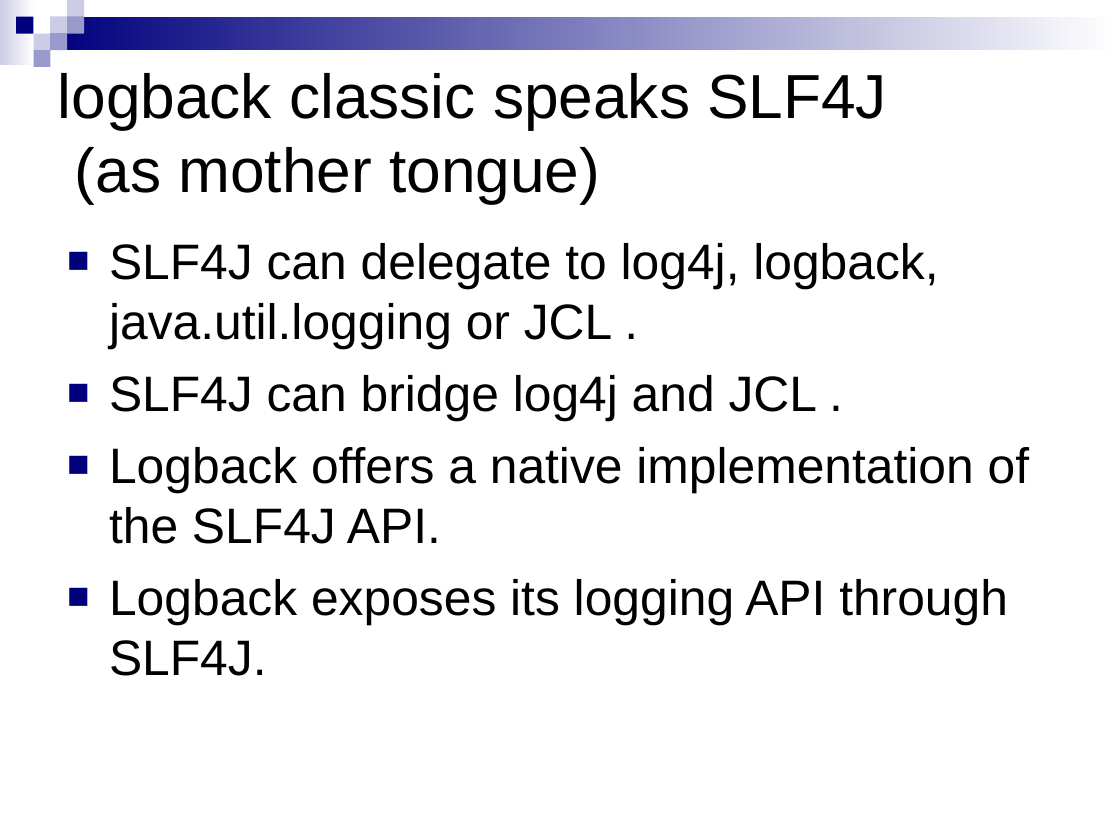
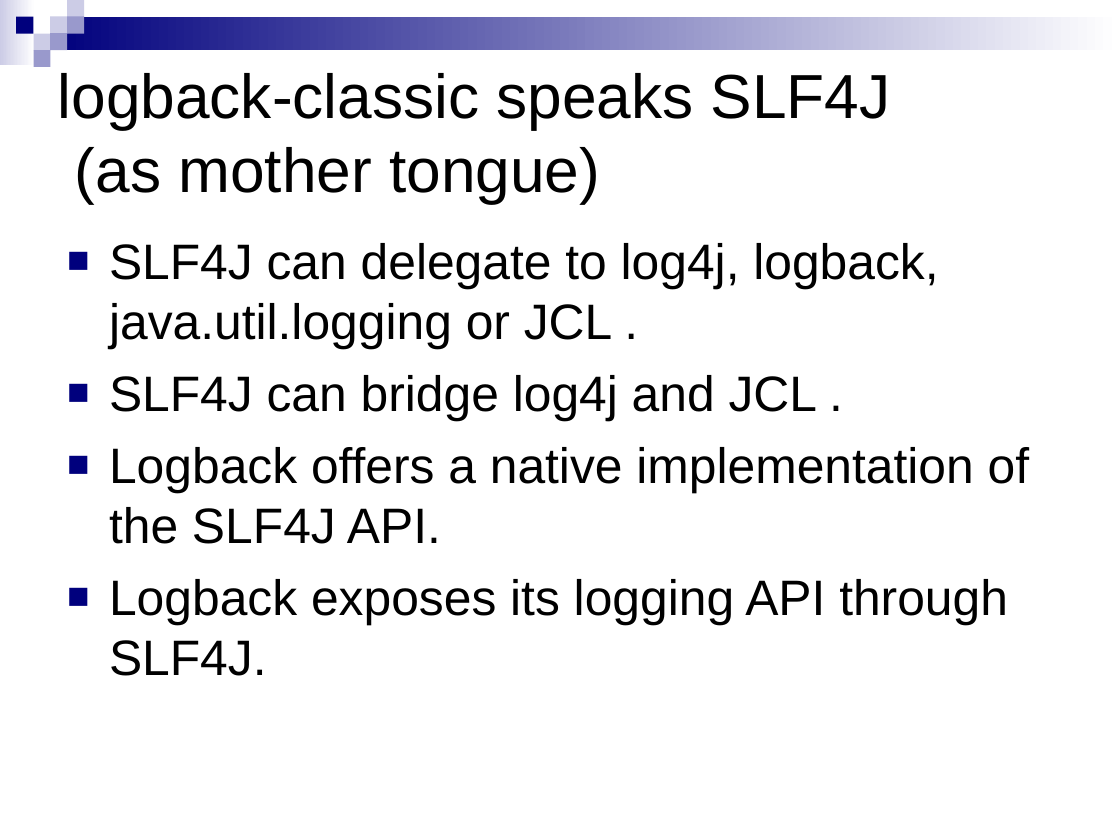
Before and after one commit to qos-ch/logback, a slide deck: slide 4 of logback-site/src/site/resources/10reasons.ppt. Drawn at 1120x840 pixels with LibreOffice and Linux fonts; fonts in the diff are those of the drawing; background and template pictures are left out. Boxes give left, top, right and bottom in pixels: in the first picture for what was removed or moved away, otherwise in the second. Text is boxed around its words. In the diff, an @@ line names an element or a change of style, - is before the commit and + after.

```diff
--- a/logback-site/src/site/resources/10reasons.ppt
+++ b/logback-site/src/site/resources/10reasons.ppt
@@ title at [58,73,891,204]: text changed @@
-logback classic speaks SLF4J
-(as mother tongue)
+logback-classic speaks SLF4J
+(as mother tongue)
```
Also in this commit, not shown: 1 other slide changed.
